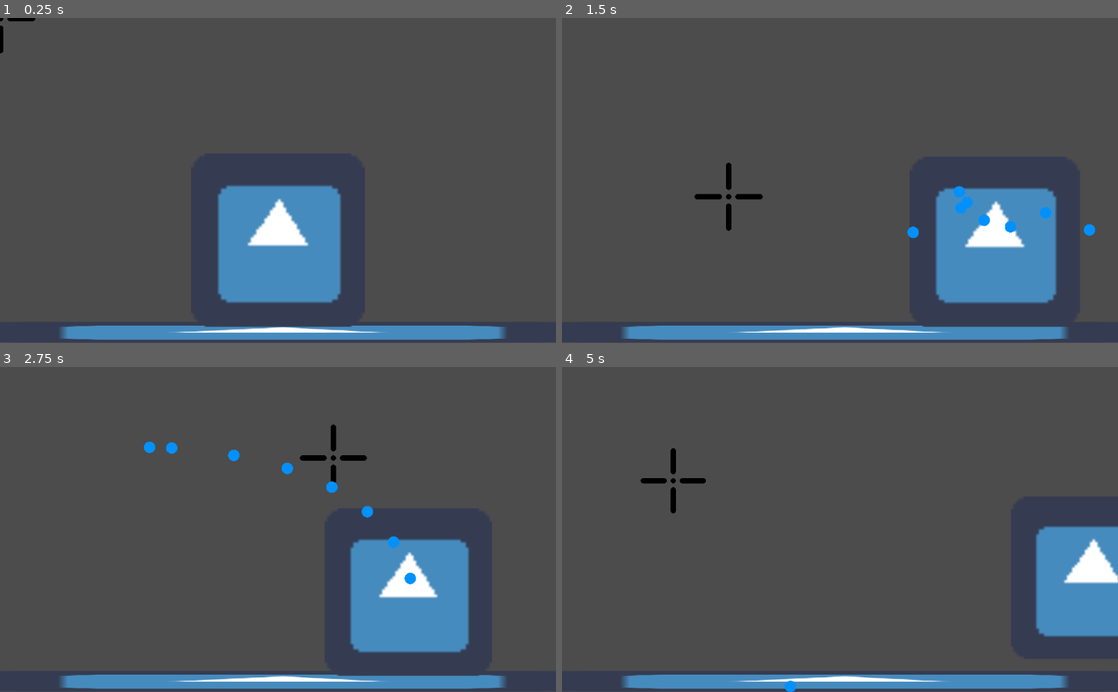
Above: before the commit, frames 1-4 (two rows, left to right).
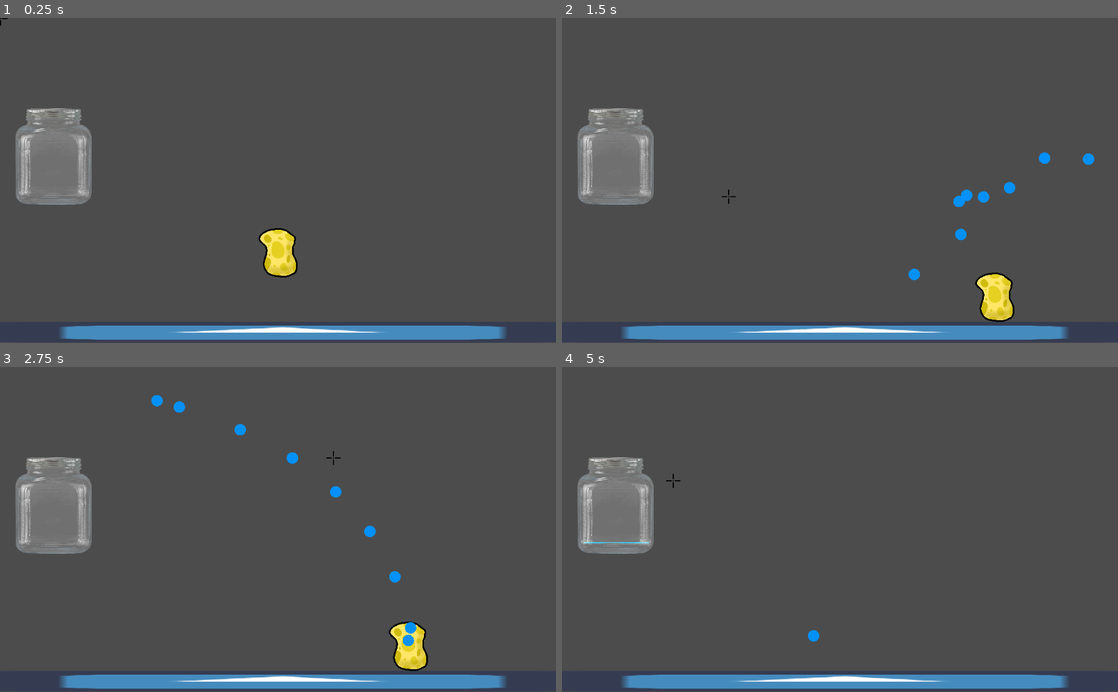
Above: after the commit, the same moments.

Repository: Wowe-Peanut/REPL-Game-Jam
Game: Godot game, scene res://Levels/TestLevel.tscn
The game is run twice, just before and just after one commit, with the same random seed, the same clock (stepped at 60 frames per second) and the same inputs. The engine's default icon, where the game draws it, is replaced by a stand-in: a white triangle on a blue panel in a dark square.
Inputs (mouse positions are in pixels of both pictures, inside the frame that each line leads up to):
- Up to frame 1 (0.25 s): no input
- Up to frame 2 (1.5 s): move the mouse to (962, 164) at 0.52 s; press the mouse at (962, 164) at 0.53 s; hold D (right) from 0.53 s (still down); tap W (jump) at 0.77 s; move the mouse to (728, 196) at 1.27 s; release the mouse at (728, 196) at 1.28 s; click (728, 196) at 1.35 s
- Up to frame 3 (2.75 s): tap W (jump) at 1.52 s; move the mouse to (333, 458) at 2.02 s; release D (right) at 2.03 s; press the mouse at (333, 458) at 2.03 s; hold A (left) from 2.03 s (still down)
- Up to frame 4 (5 s): move the mouse to (812, 594) at 2.77 s; release A (left) at 2.78 s; release the mouse at (812, 594) at 2.78 s; hold D (right) 2.78-4.28 s; click (812, 594) at 2.85 s; tap W (jump) at 3.02, 3.77, 4.52 s; move the mouse to (1006, 578) at 3.52 s; press the mouse at (1006, 578) at 3.53 s; move the mouse to (673, 480) at 4.27 s; release the mouse at (673, 480) at 4.28 s; hold A (left) from 4.28 s (still down); click (673, 480) at 4.35 s

The runs differ from the first frame. In frame 1, 12% of the frame differs, in the area x 0-64%, y 0-96%; in frame 2, 13%; in frame 3, 13%, in the area x 2-87%, y 8-96%; in frame 4, 9.2%.

Commit message:
Jar? nah

Diff:
--- a/Levels/TestLevel.tscn
+++ b/Levels/TestLevel.tscn
@@ -1,8 +1,9 @@
-[gd_scene load_steps=5 format=2]
+[gd_scene load_steps=6 format=2]
 
 [ext_resource path="res://Assets/icon.png" type="Texture" id=1]
 [ext_resource path="res://Objects/Player.tscn" type="PackedScene" id=2]
 [ext_resource path="res://Objects/ParticleBoundary.tscn" type="PackedScene" id=3]
+[ext_resource path="res://Objects/Container.tscn" type="PackedScene" id=4]
 
 [sub_resource type="RectangleShape2D" id=1]
 
@@ -23,3 +24,6 @@
 position = Vector2( 512, 300 )
 
 [node name="Area2D" parent="." instance=ExtResource( 3 )]
+
+[node name="WaterContainer" parent="." instance=ExtResource( 4 )]
+position = Vector2( 100, 256 )
--- /dev/null
+++ b/Objects/Container.gd
@@ -0,0 +1,18 @@
+extends Area2D
+
+var water = 0
+var max_water = 100
+
+func _ready():
+	update_water_level()
+
+func update_water_level():
+	$WaterLevel.rect_size.y = water if water < max_water else max_water
+
+
+
+
+func _on_WaterContainer_body_entered(body):
+	body.queue_free()
+	water += 1
+	update_water_level()
--- /dev/null
+++ b/Objects/Container.tscn
@@ -0,0 +1,32 @@
+[gd_scene load_steps=4 format=2]
+
+[ext_resource path="res://Assets/container.png" type="Texture" id=1]
+[ext_resource path="res://Objects/Container.gd" type="Script" id=2]
+
+[sub_resource type="RectangleShape2D" id=1]
+extents = Vector2( 70, 80 )
+
+[node name="WaterContainer" type="Area2D"]
+collision_layer = 2
+collision_mask = 2
+script = ExtResource( 2 )
+
+[node name="Hitbox" type="CollisionShape2D" parent="."]
+shape = SubResource( 1 )
+
+[node name="WaterLevel" type="ColorRect" parent="."]
+margin_left = 60.0
+margin_top = 70.0
+margin_right = 180.0
+margin_bottom = 100.0
+rect_rotation = 180.0
+color = Color( 0.113725, 0.694118, 0.847059, 1 )
+__meta__ = {
+"_edit_use_anchors_": false
+}
+
+[node name="Jar" type="Sprite" parent="."]
+scale = Vector2( 0.1, 0.1 )
+texture = ExtResource( 1 )
+
+[connection signal="body_entered" from="." to="." method="_on_WaterContainer_body_entered"]
--- a/Objects/ParticleBoundary.gd
+++ b/Objects/ParticleBoundary.gd
@@ -2,4 +2,3 @@
 
 func _on_Area2D_body_exited(body):
 	body.queue_free()
-	print("hi")
--- a/Objects/Player.gd
+++ b/Objects/Player.gd
@@ -9,10 +9,11 @@
 var jump = -1000
 var velocity: Vector2
 var fire_ready = true
+var fire_power = 3
 
 #Water
-var water = 500
-var min_water = 100
+var water = 100
+var min_water = 10
 
 func _ready():
 	timer.start()
@@ -34,7 +35,7 @@
 func squirt_water():
 	var w = water_particle.instance()
 	w.global_position = position
-	w.apply_central_impulse($Cursor.position*15)
+	w.apply_central_impulse($Cursor.position*fire_power)
 	get_tree().get_root().add_child(w)
 
 func _process(delta):
@@ -47,7 +48,7 @@
 				velocity.y = jump
 
 	#Water Shrinking
-	scale = Vector2(water/100.0, water/100.0)
+	#scale = Vector2(water/100.0, water/100.0)
 
 func _on_FireTimer_timeout():
 	fire_ready = true
--- a/Objects/Player.tscn
+++ b/Objects/Player.tscn
@@ -1,16 +1,17 @@
 [gd_scene load_steps=5 format=2]
 
 [ext_resource path="res://Objects/Player.gd" type="Script" id=1]
-[ext_resource path="res://Assets/icon.png" type="Texture" id=2]
+[ext_resource path="res://Assets/dort.png" type="Texture" id=2]
 [ext_resource path="res://Objects/Cursor.tscn" type="PackedScene" id=3]
 
 [sub_resource type="RectangleShape2D" id=1]
-extents = Vector2( 30, 30 )
+extents = Vector2( 34.2607, 44.4737 )
 
 [node name="Player" type="KinematicBody2D"]
 script = ExtResource( 1 )
 
 [node name="Sprite" type="Sprite" parent="."]
+scale = Vector2( 0.2, 0.2 )
 texture = ExtResource( 2 )
 
 [node name="Hitbox" type="CollisionShape2D" parent="."]
Binary file added: Assets/blue_rect.jpg
Not shown, added: Assets/blue_rect.jpg.import
Binary file added: Assets/container.png
Not shown, added: Assets/container.png.import
